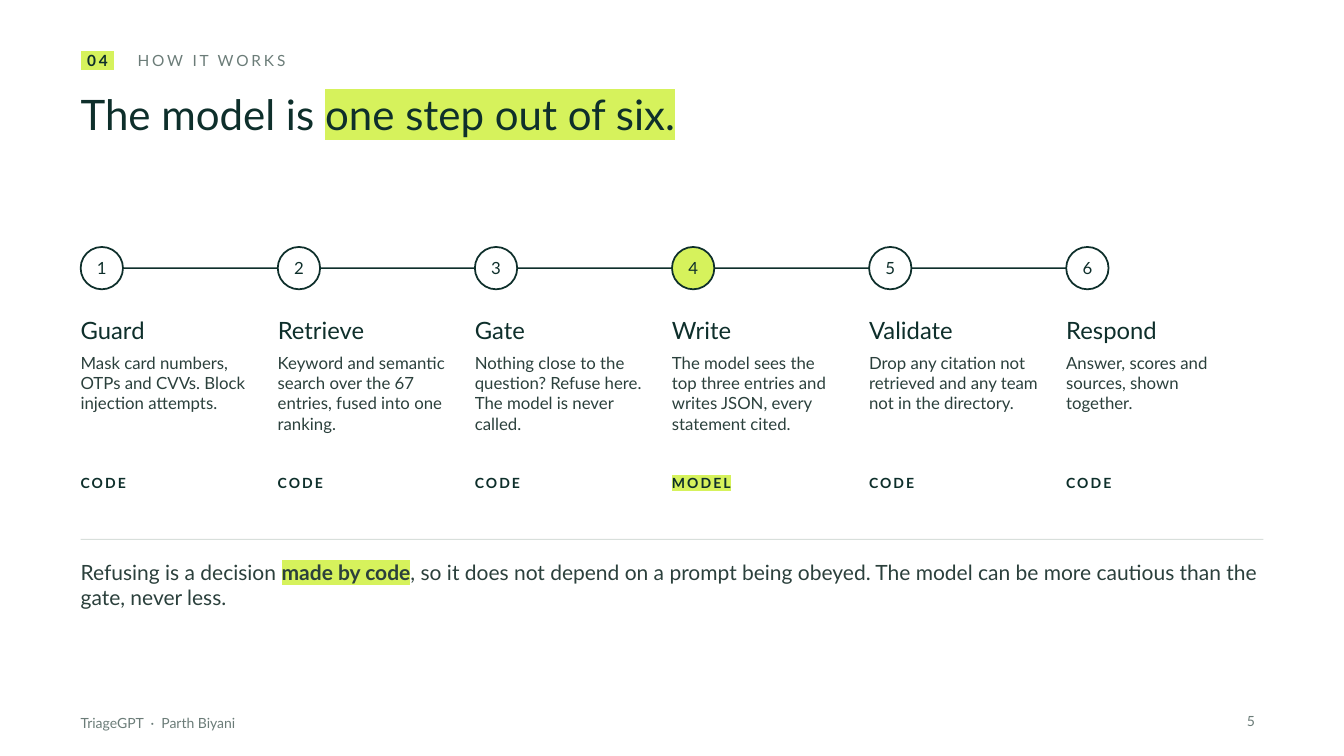
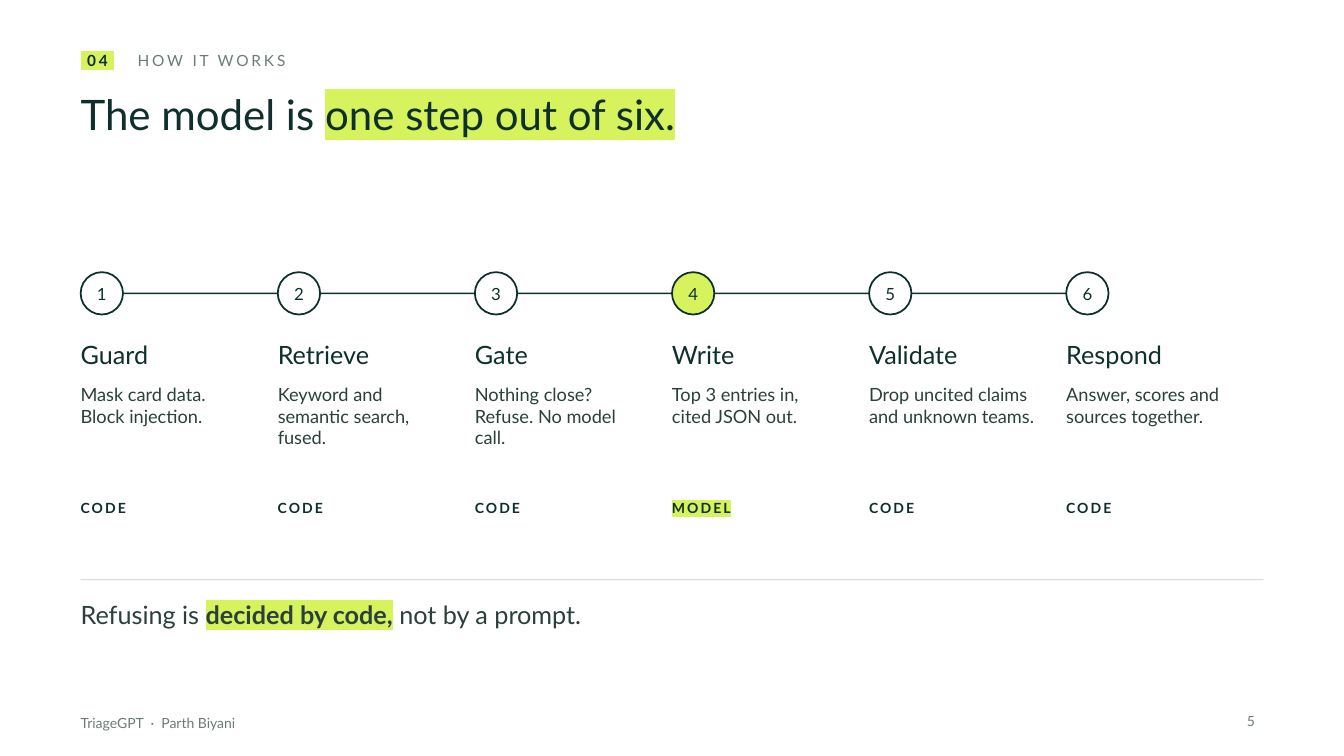
Before and after one commit to ParthBiyani/AI-Troubleshooting-Assistant, a slide deck: slide 5 of docs/presentation/TriageGPT_deck.pptx. Drawn at 1344x756 pixels with LibreOffice and Linux fonts; fonts in the diff are those of the drawing. Boxes give left, top, right and bottom in pixels: in the first picture for what was removed or moved away, otherwise in the second. Text is boxed around its words. In the diff, an @@ line names an element or a change of style, - is before the commit and + after.

```diff
--- a/docs/presentation/TriageGPT_deck.pptx
+++ b/docs/presentation/TriageGPT_deck.pptx
@@ 18 texts, 6 ellipses, 1 line: place and size @@
-18 texts, 6 ellipses, 1 line at bbox=[81, 247, 1157, 492]
+18 texts, 6 ellipses, 1 line at bbox=[81, 272, 1162, 513]
@@ size 17 to 18 pt in 6 elements at bbox=[81, 345, 148, 365], bbox=[278, 345, 369, 365], bbox=[475, 345, 528, 365], bbox=[672, 345, 734, 364], bbox=[869, 345, 957, 365], bbox=[1066, 345, 1162, 369] @@
@@ text at bbox=[81, 387, 206, 427]: text changed; size 12 to 13 pt @@
-Mask card numbers, OTPs and CVVs. Block injection attempts.
+Mask card data. Block injection.
@@ text at bbox=[278, 387, 410, 444]: text changed; size 12 to 13 pt @@
-Keyword and semantic search over the 67 entries, fused into one ranking.
+Keyword and semantic search, fused.
@@ text at bbox=[475, 387, 616, 444]: text changed; size 12 to 13 pt @@
-Nothing close to the question? Refuse here. The model is never called.
+Nothing close? Refuse. No model call.
@@ text at bbox=[672, 387, 799, 423]: text changed; size 12 to 13 pt @@
-The model sees the top three entries and writes JSON, every statement cited.
+Top 3 entries in, cited JSON out.
@@ text at bbox=[869, 387, 1034, 423]: text changed; size 12 to 13 pt @@
-Drop any citation not retrieved and any team not in the directory.
+Drop uncited claims and unknown teams.
@@ text at bbox=[1066, 387, 1219, 427]: text changed; size 12 to 13 pt @@
-Answer, scores and sources, shown together.
+Answer, scores and sources together.
@@ line moved from (81, 539) - (1263, 539) to (81, 580) - (1263, 580) @@
@@ text at bbox=[81, 605, 581, 629]: text changed; size 15 to 18 pt @@
-Refusing is a decision made by code, so it does not depend on a prompt being obeyed. The model can be more cautious than the gate, never less.
+Refusing is decided by code, not by a prompt.
```
Also in this commit, not shown: 12 other slides changed, 1 slide added, 1 slide removed.
